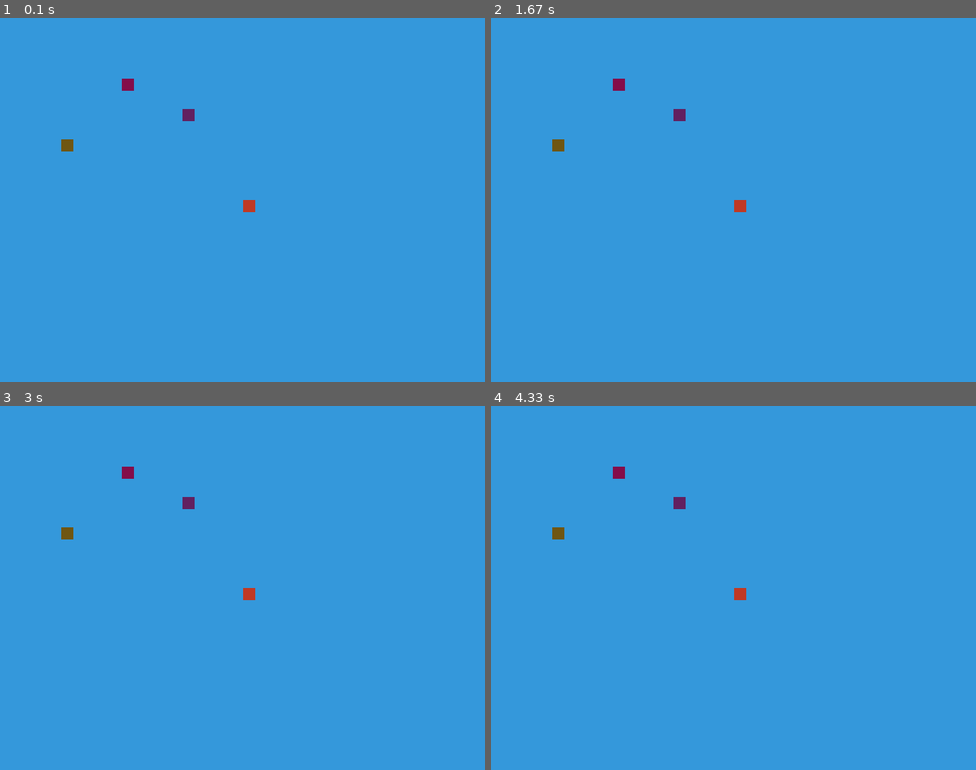
Above: before the commit, frames 1-4 (two rows, left to right).
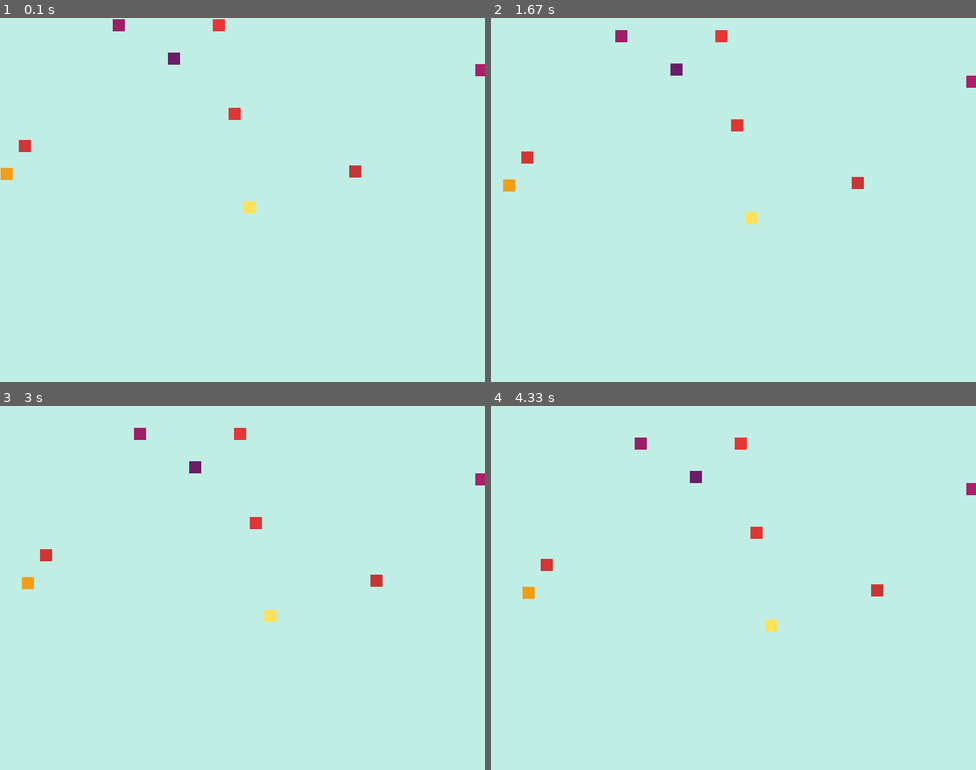
Above: after the commit, the same moments.

Repository: pettdev/Juego-de-Bolillas-PyGame
Game: pygame game, started from main.py
The game is run twice, just before and just after one commit, with the same random seed, the same clock (stepped at 60 frames per second) and the same inputs.
Inputs:
- Up to frame 1 (0.1 s): no input
- Up to frame 2 (1.67 s): no input
- Up to frame 3 (3 s): no input
- Up to frame 4 (4.33 s): no input

The runs differ from the first frame. In frame 1, 100% of the frame differs, in the area x 0-100%, y 0-100%; in frame 2, 100%; in frame 3, 100%; in frame 4, 100%.

Commit message:
Version de mi clase Bolillas finalizada

Diff:
--- /dev/null
+++ b/bolilla_mia.py
@@ -0,0 +1,26 @@
+class Bolilla():
+
+    def __init__(self, ancho:int, alto:int, color:tuple, pos_x:int, pos_y:int, pant_al:int, pant_an:int, velocidad:int):
+        self.ancho = ancho
+        self.alto = alto
+        self.color = color
+        self.pos_x = pos_x
+        self.pos_y = pos_y
+        self.pant_al = pant_al
+        self.pant_an = pant_an
+        self.velocidad = velocidad
+        self.vx = velocidad
+        self.vy = velocidad
+        self.lim_x = pant_an - ancho
+        self.lim_y = pant_al - alto
+
+    def mover(self):
+        self.pos_x += self.vx
+        self.pos_y += self.vy
+
+        if self.pos_x >= self.lim_x or self.pos_x <= 0:
+            self.vx *= -1
+        if self.pos_y >= self.lim_y or self.pos_y <= 0:
+            self.vy *= -1
+
+        return self.pos_x, self.pos_y
--- a/clase_bolilla.py
+++ /dev/null
@@ -1,48 +0,0 @@
-import pygame as pg
-
-class Bolilla():
-
-    def __init__(self, ancho:int, alto:int, color:tuple, pantalla:int, x:int, y:int):
-        self.ancho = ancho
-        self.alto = alto
-        self.color = color
-        self.pantalla = pantalla
-        self.x = x
-        self.y = y
-        self.crear_bolilla()
-
-    def crear_bolilla(self):
-        return pg.draw.rect(self.pantalla, self.color, (self.x, self.y, self.ancho, self.alto))
-
-
-class Limites():
-
-    def __init__(self, x:int, y:int, width:int, height:int, lim_al:int, lim_an:int, speed:int):
-        self.x = x
-        self.y = y
-        self.speed = speed
-        self.width = width
-        self.height = height
-        self.lim_al = lim_al
-        self.lim_an = lim_an
-
-
-    def coordLimites(self):
-            espacioX = 0
-            espacioY = 0
-
-            espacioX = self.lim_an - self.width
-            espacioY = self.lim_al - self.height
-
-            self.x += self.speed
-            self.y += self.speed
-
-            if self.x <= espacioX or self.x == 0:
-                self.speed *= -1
-            elif self.y <= espacioY or self.y == 0:
-                self.speed *= -1
-
-            xResult = self.x
-            yResult = self.y
-
-            return xResult, yResult
--- a/main.py
+++ b/main.py
@@ -1,5 +1,5 @@
 import pygame as pg
-from clase_bolilla import *
+from bolilla_mia import *
 
 #Inicializar todos los modulos pygame
 #pantallas, sonidos, teclados, etc
@@ -8,20 +8,23 @@
 # Crear pantalla o Surface
 ancho_pant = 600
 alto_pant = 800
+
 pantalla_principal = pg.display.set_mode( (alto_pant, ancho_pant) ) # Ventana y tamaño, con Ancho y Largo
 pg.display.set_caption("Bolillas Rebotando") # Titulo para la ventana
 
 game_over = False
+velocidad = 0.1
 
-velocidad = 1
-
-coord = Limites(400, 300, 20, 20, ancho_pant, alto_pant, velocidad)
-coord1 = Limites(200, 100, 20, 20, ancho_pant, alto_pant, velocidad)
-coord2 = Limites(100, 200, 20, 20, ancho_pant, alto_pant, velocidad)
-coord3 = Limites(300, 150, 20, 20, ancho_pant, alto_pant, velocidad)
-
-bola, bola1, bola2, bola3 = Bolilla, Bolilla, Bolilla, Bolilla
-
+bola = Bolilla(20, 20, (255, 225, 93), 400, 300, ancho_pant, alto_pant, velocidad)
+bola1 = Bolilla(20, 20, (244, 157, 26), 0, 246, ancho_pant, alto_pant, velocidad)
+bola2 = Bolilla(20, 20, (233, 53, 53), 350, 0, ancho_pant, alto_pant, velocidad)
+bola3 = Bolilla(20, 20, (175, 30, 104), 784, 75, ancho_pant, alto_pant, velocidad)
+bola4 = Bolilla(20, 20, (224, 53, 53), 376, 147, ancho_pant, alto_pant, velocidad)
+bola5 = Bolilla(20, 20, (106, 30, 104), 276, 55, ancho_pant, alto_pant, velocidad)
+bola6 = Bolilla(20, 20, (200, 53, 53), 575, 242, ancho_pant, alto_pant, velocidad)
+bola7 = Bolilla(20, 20, (0, 0, 0), 800, 200, ancho_pant, alto_pant, velocidad)
+bola8 = Bolilla(20, 20, (211, 53, 53), 30, 200, ancho_pant, alto_pant, velocidad)
+bola9 = Bolilla(20, 20, (158, 30, 104), 185, 0, ancho_pant, alto_pant, velocidad)
 
 while not game_over:
 
@@ -30,16 +33,21 @@
         if eventos.type == pg.QUIT:
             game_over = True
 
-    pantalla_principal.fill( (52, 152, 219) ) #Asignar color a la pantalla
+    pantalla_principal.fill( (192, 238, 228) ) #Asignar color a la pantalla
 
     # Crear un rectángulo que tenga largo y ancho
 
     #dibujar(pantalla, (color RGB), (Coord. Posicion An x La, tamaño An, Tamaño La))
     """ pg.draw.rect(pantalla_principal, (192, 57, 43), (x, y, 20, 20)) """
 
-    bola(20, 20, (192, 57, 36), pantalla_principal, coord.coordLimites()[0], coord.coordLimites()[1])
-    bola1(20, 20, (132, 13, 74), pantalla_principal, coord1.coordLimites()[0], coord1.coordLimites()[1])
-    bola2(20, 20, (111, 86, 18), pantalla_principal, coord2.coordLimites()[0], coord2.coordLimites()[1])
-    bola3(20, 20, (98, 32, 96), pantalla_principal, coord3.coordLimites()[0], coord3.coordLimites()[1])
-
+    pg.draw.rect(pantalla_principal, bola.color, (bola.mover()[0], bola.mover()[1], bola.ancho, bola.alto))
+    pg.draw.rect(pantalla_principal, bola1.color, (bola1.mover()[0], bola1.mover()[1], bola1.ancho, bola1.alto))
+    pg.draw.rect(pantalla_principal, bola2.color, (bola2.mover()[0], bola2.mover()[1], bola2.ancho, bola2.alto))
+    pg.draw.rect(pantalla_principal, bola3.color, (bola3.mover()[0], bola3.mover()[1], bola3.ancho, bola3.alto))
+    pg.draw.rect(pantalla_principal, bola4.color, (bola4.mover()[0], bola4.mover()[1], bola4.ancho, bola4.alto))
+    pg.draw.rect(pantalla_principal, bola5.color, (bola5.mover()[0], bola5.mover()[1], bola5.ancho, bola5.alto))
+    pg.draw.rect(pantalla_principal, bola6.color, (bola6.mover()[0], bola6.mover()[1], bola6.ancho, bola6.alto))
+    pg.draw.rect(pantalla_principal, bola7.color, (bola7.mover()[0], bola7.mover()[1], bola7.ancho, bola7.alto))
+    pg.draw.rect(pantalla_principal, bola8.color, (bola8.mover()[0], bola8.mover()[1], bola8.ancho, bola8.alto))
+    pg.draw.rect(pantalla_principal, bola9.color, (bola9.mover()[0], bola9.mover()[1], bola9.ancho, bola9.alto))
     pg.display.flip() #Para aplicar todo el añadido de arriba.
